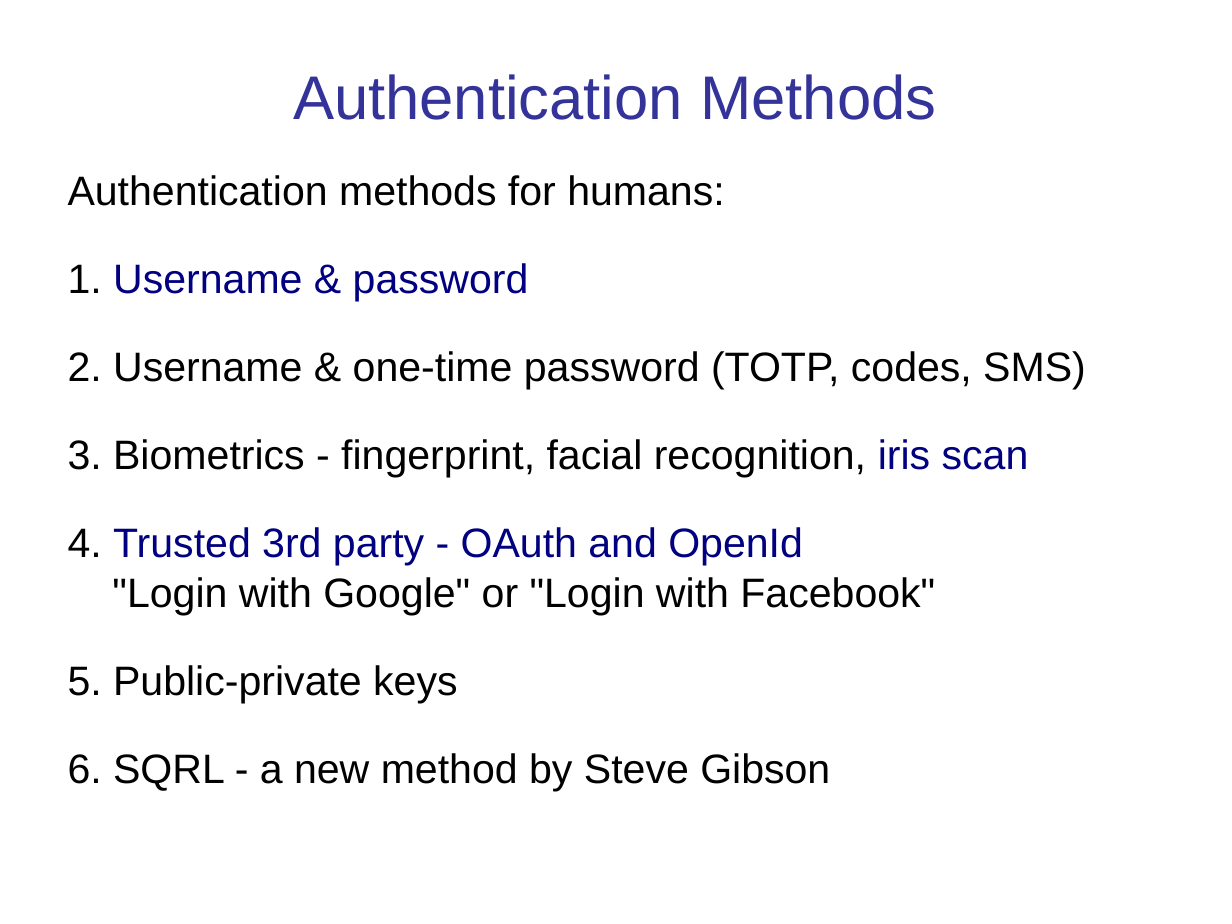
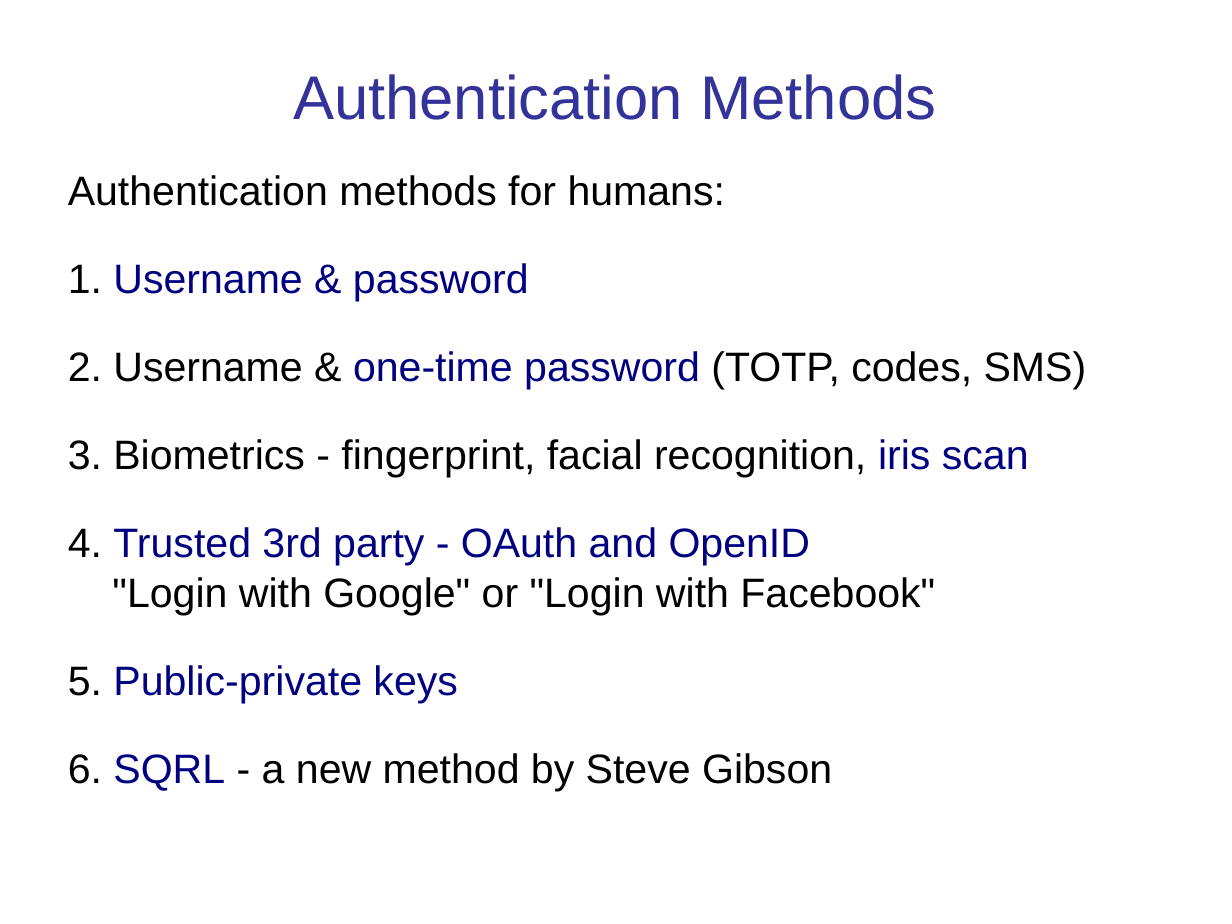
Before and after one commit to cpske/ISP, a slide deck: slide 4 of authentication/Authentication-and-Authorization.ppt. Drawn at 1232x924 pixels with LibreOffice and Linux fonts; fonts in the diff are those of the drawing. Boxes give left, top, right and bottom in pixels: in the first picture for what was removed or moved away, otherwise in the second. Text is boxed around its words. In the diff, an @@ line names an element or a change of style, - is before the commit and + after.

Commit message:
update OAuth presentations

```diff
--- a/authentication/Authentication-and-Authorization.ppt
+++ b/authentication/Authentication-and-Authorization.ppt
@@ text at (x1=68, y1=175, x2=1087, y2=791): text colour #000000 to #000080 in "one-time password", "Public-private keys", "SQRL" @@
@@ text at (x1=68, y1=527, x2=935, y2=615): text changed @@
-4. Trusted 3rd party - OAuth and OpenId
-"Login with Google" or "Login with Facebook"
+4. Trusted 3rd party - OAuth and OpenID
+"Login with Google" or "Login with Facebook"
```
Also in this commit, not shown: 17 other slides changed, 4 slides added, 18 slides removed, 4 other files.
